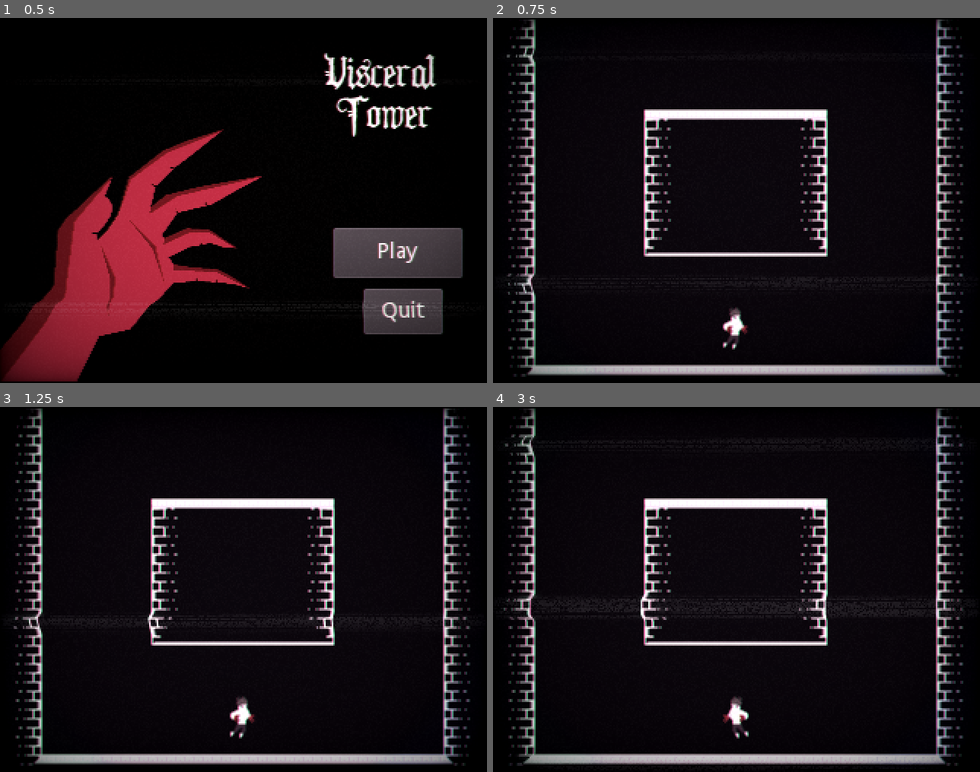
Above: before the commit, frames 1-4 (two rows, left to right).
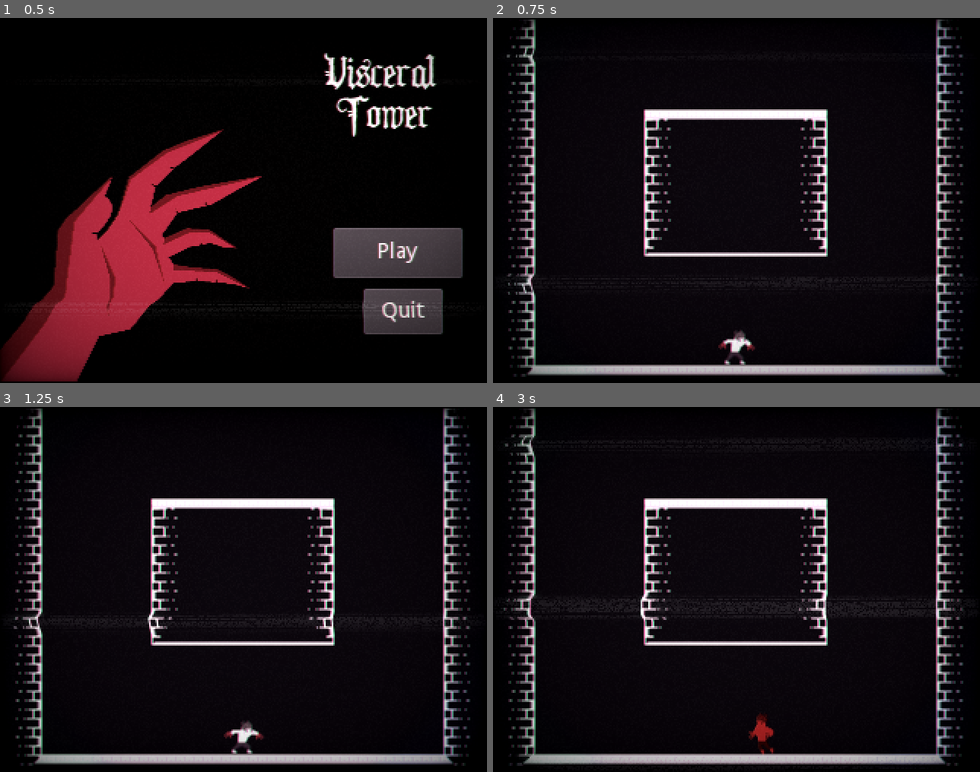
Above: after the commit, the same moments.

Repository: Luxxdev/GameJamPlus
Game: Godot game, scene res://Scenes/TitleScreen.tscn
Two runs of this game, one before a commit and one after it. Both use one fixed random seed, a clock stepped at 60 frames per second and the inputs below. The engine's default icon, where the game draws it, is replaced by a stand-in: a white triangle on a blue panel in a dark square.
Inputs:
- Up to frame 1 (0.5 s): no input
- Up to frame 2 (0.75 s): click "Play" at 0.5 s
- Up to frame 3 (1.25 s): no input
- Up to frame 4 (3 s): hold Right (ui_right) 1.28-2.78 s; tap C (Dash) at 1.35, 2.1, 2.85 s; tap Space (Jump) at 1.52, 2.27 s; hold Left (ui_left) from 2.78 s (still down)

Frame 1 is identical in both runs. In frame 2, 0.5% of the frame differs, in the area x 46-54%, y 79-95%; in frame 3, 0.5%; in frame 4, 0.6%, in the area x 47-58%, y 79-96%.
Error before the commit: Invalid get index 'offset' (on base: 'null instance'). (res://Scripts/PlayerScript.gd:76)

Commit message:
enemyspawns

Diff:
--- a/Objects/Enemies/ShootingEnemy.tscn
+++ b/Objects/Enemies/ShootingEnemy.tscn
@@ -24,6 +24,9 @@
 
 [sub_resource type="CircleShape2D" id=1]
 radius = 310.0
+
+[sub_resource type="RectangleShape2D" id=5]
+extents = Vector2( 4, 4 )
 
 [node name="ShootingEnemy" type="AnimatedSprite"]
 frames = SubResource( 4 )
@@ -54,6 +57,11 @@
 [node name="Position2D" type="Position2D" parent="."]
 position = Vector2( 13, -2 )
 
+[node name="DamageArea" type="Area2D" parent="." groups=["DashTarget"]]
+
+[node name="CollisionShape2D" type="CollisionShape2D" parent="DamageArea"]
+shape = SubResource( 5 )
+
 [connection signal="animation_finished" from="." to="." method="_on_ShootingEnemy_animation_finished"]
 [connection signal="body_entered" from="Area2D" to="." method="_on_Area2D_body_entered"]
 [connection signal="body_exited" from="Area2D" to="." method="_on_Area2D_body_exited"]
--- a/Objects/EnemyPath.tscn
+++ b/Objects/EnemyPath.tscn
@@ -9,18 +9,22 @@
 }
 
 [sub_resource type="AtlasTexture" id=10]
+flags = 4
 atlas = ExtResource( 1 )
 region = Rect2( 32, 32, 32, 32 )
 
 [sub_resource type="AtlasTexture" id=11]
+flags = 4
 atlas = ExtResource( 1 )
 region = Rect2( 0, 0, 32, 32 )
 
 [sub_resource type="AtlasTexture" id=12]
+flags = 4
 atlas = ExtResource( 1 )
 region = Rect2( 32, 0, 32, 32 )
 
 [sub_resource type="AtlasTexture" id=13]
+flags = 4
 atlas = ExtResource( 1 )
 region = Rect2( 0, 32, 32, 32 )
 
@@ -60,6 +64,7 @@
 [node name="Sprite" type="AnimatedSprite" parent="PathFollow2D"]
 frames = SubResource( 14 )
 animation = "Idle"
+frame = 2
 playing = true
 
 [node name="PlayerFollowCheck" type="Area2D" parent="PathFollow2D/Sprite"]
@@ -74,10 +79,10 @@
 [node name="CollisionShape2D" type="CollisionShape2D" parent="PathFollow2D/Sprite/AttackArea"]
 shape = SubResource( 7 )
 
-[node name="DamageArea" type="Area2D" parent="PathFollow2D/Sprite" groups=["DashTarget"]]
+[node name="BatDamageArea" type="Area2D" parent="PathFollow2D/Sprite" groups=["DashTarget", "MovingEnemy"]]
 visible = false
 
-[node name="CollisionShape2D" type="CollisionShape2D" parent="PathFollow2D/Sprite/DamageArea"]
+[node name="CollisionShape2D" type="CollisionShape2D" parent="PathFollow2D/Sprite/BatDamageArea"]
 shape = SubResource( 8 )
 
 [connection signal="animation_finished" from="PathFollow2D/Sprite" to="." method="_on_Sprite_animation_finished"]
@@ -85,4 +90,4 @@
 [connection signal="body_exited" from="PathFollow2D/Sprite/PlayerFollowCheck" to="." method="_on_PlayerFollowCheck_body_exited"]
 [connection signal="body_entered" from="PathFollow2D/Sprite/AttackArea" to="." method="_on_AttackArea_body_entered"]
 [connection signal="body_exited" from="PathFollow2D/Sprite/AttackArea" to="." method="_on_AttackArea_body_exited"]
-[connection signal="body_entered" from="PathFollow2D/Sprite/DamageArea" to="." method="_on_DamageArea_body_entered"]
+[connection signal="body_entered" from="PathFollow2D/Sprite/BatDamageArea" to="." method="_on_DamageArea_body_entered"]
--- a/Objects/MovingEnemy.tscn
+++ b/Objects/MovingEnemy.tscn
@@ -9,18 +9,22 @@
 }
 
 [sub_resource type="AtlasTexture" id=15]
+flags = 4
 atlas = ExtResource( 1 )
 region = Rect2( 32, 32, 32, 32 )
 
 [sub_resource type="AtlasTexture" id=10]
+flags = 4
 atlas = ExtResource( 1 )
 region = Rect2( 0, 0, 32, 32 )
 
 [sub_resource type="AtlasTexture" id=11]
+flags = 4
 atlas = ExtResource( 1 )
 region = Rect2( 32, 0, 32, 32 )
 
 [sub_resource type="AtlasTexture" id=12]
+flags = 4
 atlas = ExtResource( 1 )
 region = Rect2( 0, 32, 32, 32 )
 
@@ -62,7 +66,6 @@
 [node name="Sprite" type="AnimatedSprite" parent="PathFollow2D"]
 frames = SubResource( 14 )
 animation = "Idle"
-frame = 1
 playing = true
 
 [node name="PlayerFollowCheck" type="Area2D" parent="PathFollow2D/Sprite"]
@@ -77,7 +80,7 @@
 [node name="CollisionShape2D" type="CollisionShape2D" parent="PathFollow2D/Sprite/AttackArea"]
 shape = SubResource( 7 )
 
-[node name="DamageArea" type="Area2D" parent="PathFollow2D/Sprite" groups=["DashTarget"]]
+[node name="DamageArea" type="Area2D" parent="PathFollow2D/Sprite" groups=["DashTarget", "MovingEnemy"]]
 visible = false
 
 [node name="CollisionShape2D" type="CollisionShape2D" parent="PathFollow2D/Sprite/DamageArea"]
--- a/Scenes/TestScene.tscn
+++ b/Scenes/TestScene.tscn
@@ -1,8 +1,7 @@
-[gd_scene load_steps=7 format=2]
+[gd_scene load_steps=6 format=2]
 
 [ext_resource path="res://Objects/Player.tscn" type="PackedScene" id=1]
 [ext_resource path="res://Objects/tilemap/tileset_tilemap.tres" type="TileSet" id=2]
-[ext_resource path="res://Objects/Enemies/ShootingEnemy.tscn" type="PackedScene" id=3]
 [ext_resource path="res://Objects/EnemySpawner.tscn" type="PackedScene" id=4]
 [ext_resource path="res://CRT_shader.tres" type="Shader" id=5]
 
@@ -46,7 +45,7 @@
 [node name="Player" parent="." instance=ExtResource( 1 )]
 position = Vector2( 160, 265 )
 
-[node name="Camera2D" type="Camera2D" parent="Player"]
+[node name="CameraReal" type="Camera2D" parent="Player"]
 position = Vector2( 1, 0 )
 current = true
 limit_left = 0
@@ -70,19 +69,24 @@
 format = 1
 tile_data = PoolIntArray( -28508169, 0, 0, -28508168, 0, 1, -28508167, 0, 1, -28508166, 0, 1, -28508165, 0, 1, -2850816 …(212781 unchanged characters)…
 
+[node name="EnemySpawner2" parent="." instance=ExtResource( 4 )]
+position = Vector2( 148, -30 )
+enemyType = 1
+
+[node name="EnemyArea" parent="EnemySpawner2/EnemyAreas" index="0"]
+position = Vector2( -47, -31 )
+
+[node name="EnemyArea2" parent="EnemySpawner2/EnemyAreas" index="1"]
+position = Vector2( 65, -29 )
+
 [node name="EnemySpawner" parent="." instance=ExtResource( 4 )]
-position = Vector2( 174, -14 )
-
-[node name="CollisionShape2D" parent="EnemySpawner/Area2D" index="0"]
-position = Vector2( -18, 0 )
+position = Vector2( 156, -287 )
 
 [node name="EnemyArea" parent="EnemySpawner/EnemyAreas" index="0"]
-position = Vector2( -111, -3 )
+position = Vector2( -68, 6 )
 
 [node name="EnemyArea2" parent="EnemySpawner/EnemyAreas" index="1"]
-position = Vector2( 77, 0 )
+position = Vector2( 89, 2 )
 
-[node name="ShootingEnemy" parent="." instance=ExtResource( 3 )]
-position = Vector2( 153, -7 )
-
+[editable path="EnemySpawner2"]
 [editable path="EnemySpawner"]
--- a/Scripts/EnemyPath.gd
+++ b/Scripts/EnemyPath.gd
@@ -12,13 +12,15 @@
 var atackRecoil = Vector2(0,0)
 onready var sprite = $PathFollow2D/Sprite
 onready var path = $PathFollow2D
+var count = 0
 
 enum state{
 	PATROL,
 	FOLLOW,
 	BACK,
 	ATTACK,
-	RECOIL
+	RECOIL,
+	PREPARE
 }
 
 func _process(delta):
@@ -29,9 +31,13 @@
 		match stateControl:
 			state.PATROL:
 				path.set_offset(path.get_offset() + runSpeed + delta)
+			state.PREPARE:
+				count += delta
+				sprite.set_speed_scale(2)
+				if count >= 0.5:
+					stateControl = state.ATTACK
 			state.ATTACK:
-				self_modulate.a += delta * 20
-				if self_modulate.a >= 255:
+				if canAttack:
 					Attack()
 			state.FOLLOW:
 				sprite.global_position = sprite.global_position.move_toward(object.position, 2)
@@ -41,8 +47,9 @@
 				sprite.position = sprite.position.move_toward(Vector2(0,0), 10)
 		if sprite.position == Vector2(0,0):
 			stateControl = state.PATROL
-		if stateControl != state.ATTACK:
-			self_modulate.a = 232
+		if stateControl != state.PREPARE:
+			sprite.set_speed_scale(1)
+			count = 0
 #	if (!loop and unit_offset == 1):
 #		queue_free()
 
@@ -51,8 +58,7 @@
 		if object != null:
 			sprite.play("Attack")
 			sprite.global_position = sprite.global_position.move_toward(object.position, 15)
-		yield(get_tree().create_timer(1),"timeout")
-		canAttack = true
+
 #		if $Sprite.global_position == object.global_position:
 
 func TakeDamage(dir):
@@ -68,7 +74,7 @@
 func _on_AttackArea_body_entered(body):
 	if "Player" in body.name:
 #		print("atacando")
-		stateControl = state.ATTACK
+		stateControl = state.PREPARE
 
 func _on_AttackArea_body_exited(body):
 	if "Player" in body.name:
--- a/Scripts/EnemySpawner.gd
+++ b/Scripts/EnemySpawner.gd
@@ -13,8 +13,15 @@
 var spawnPositions = []
 var enemyInPosition = []
 onready var visibilityNotifier = $VisibilityNotifier2D
+export var enemyType = 0
 
 func _ready():
+	match enemyType:
+		0:
+			enemy = load("res://Objects/MovingEnemy.tscn")
+		1:
+			enemy = load("res://Objects/Enemies/ShootingEnemy.tscn")
+
 	for i in range($EnemyAreas.get_child_count()):
 		spawnPositions.append($EnemyAreas.get_child(i))
 		enemyInPosition.append(i)
--- a/Scripts/PlayerScript.gd
+++ b/Scripts/PlayerScript.gd
@@ -213,22 +213,36 @@
 
 func GetDirection():
 	var direction = Vector2(0,0)
-	if dashTarget == []:
-		direction.x = -Input.get_action_strength("ui_left") + Input.get_action_strength("ui_right")
-		direction.y = Input.get_action_strength("ui_down") - Input.get_action_strength("ui_up")
-		direction = direction.clamped(1)
-		if(direction == Vector2(0,0)):
-			if lastXMovement == 1:
-				direction.x = 1
-			elif lastXMovement == -1:
-				direction.x = -1
-	else:
+#	if dashTarget == []:
+	direction.x = -Input.get_action_strength("ui_left") + Input.get_action_strength("ui_right")
+	direction.y = Input.get_action_strength("ui_down") - Input.get_action_strength("ui_up")
+	direction = direction.clamped(1)
+	if direction.x != 0 and direction.y != 0:
+		return direction
+
+	elif direction == Vector2(0,0) and dashTarget == []:
+		if lastXMovement == 1:
+			direction.x = 1
+		elif lastXMovement == -1:
+			direction.x = -1
+
+	elif dashTarget != []:
 		var temp = []
 		for i in dashTarget:
 			temp.append([i, i.global_position.distance_to(global_position)])
 		temp.sort_custom(MyCustomSorter, "sort_ascending_by_second_element")
-		direction = (temp[0][0].global_position - global_position).normalized()
+		if direction.x == 0:
+			direction.x = (temp[0][0].global_position - global_position).normalized().x
+		if direction.y == 0:
+			direction.y = (temp[0][0].global_position - global_position).normalized().y
 	return direction
+#	else:
+#		var temp = []
+#		for i in dashTarget:
+#			temp.append([i, i.global_position.distance_to(global_position)])
+#		temp.sort_custom(MyCustomSorter, "sort_ascending_by_second_element")
+#		direction = (temp[0][0].global_position - global_position).normalized()
+#	return direction
 
 class MyCustomSorter:
 	static func sort_ascending_by_second_element(a, b):
@@ -348,8 +362,12 @@
 	pass # Replace with function body.
 
 func _on_AttackArea_area_entered(area):
+	print(area.get_groups())
 	if area.is_in_group("DashTarget"):
-		area.get_parent().get_parent().get_parent().TakeDamage(dashDirection)
+		if area.is_in_group("MovingEnemy"):
+			area.get_parent().get_parent().get_parent().TakeDamage(dashDirection)
+		else:
+			area.get_parent().TakeDamage(dashDirection)
 		yield(get_tree().create_timer(dashTimer.wait_time), "timeout")
 		canDash = true
 		canJump = true
--- a/ShootingEnemy.gd
+++ b/ShootingEnemy.gd
@@ -8,6 +8,9 @@
 var target = null
 onready var ray = $RayCast2D
 export(PackedScene) var Bullet
+var life = 3
+var spawnerRef
+var positionInSpawner
 
 func _process(delta):
 	if PlayerInArea:
@@ -32,6 +35,12 @@
 		PlayerInArea = false
 		target = null
 
+func TakeDamage(dir):
+	life -= 1
+	if life <= 0:
+		spawnerRef.enemyInPosition[positionInSpawner] = null
+		queue_free()
+
 func Shoot():
 	playing = true
 	print("tiro")
Not shown: 1 places in Objects/Enemies/ShootingEnemy.tscn that only renumber resources
